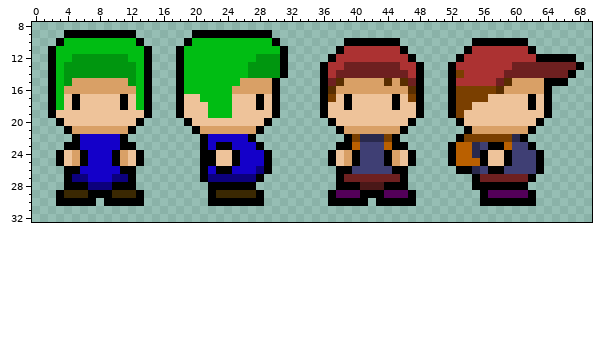
A pixel-art file gets an edit: graphics/player/tune_city_style.ase. Above, as it was before the edit.
70x40 pixels, 1 frame. Shown: x 0..69, y 8..32.
Now the later version:
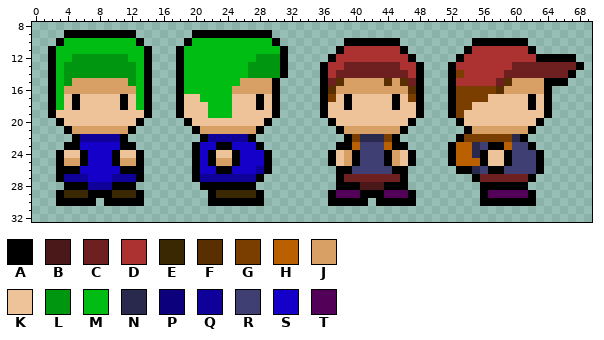
Palette (. is transparent): A #000000  B #4a1818  C #6e2020  D #ac3232  E #3a2802  F #592e00  G #7a3f00  H #ba6000  J #d9a066  K #eec39a  L #00960f  M #00bd13  N #29294d  P #0c007d  Q #0f0099  R #3f3f74  S #1400c9  T #530059
The exact change:
@@ x 0..69 @@
 21 ....AJJJJJJJA.......AJJJJJJJA.........AJJJJJJJA.......AJJJJJJJA.......
-22 .....ASSSSSA.........ASSSSSA...........AGNNNGA.......AGGGGGGNA........
-23 ....AASSSSSAA........ASAASSSA.........AAHRRRHAA.....AHHNRAAHRRA.......
-24 ...AKJASSSAJKA.......AAKKASSSA.......AKJARRRAJKA....AHHNAKKARRRA......
-25 ...AKJASSSAJKA.......AAKKASSSA.......AKJARRRAJKA....AHHHAKKARRRA......
-26 ....AASSSSSAA........ASAASSSPA........AARRRRRAA......AANRAARRRRA......
-27 ....APPSSSPPA........APPPPPPA.........ACCCCCCCA........ACCCCCCA.......
-28 ....AAAPPPAAA.........AAAAAA..........AAABBBAAA........AAAAAAA........
+22 .....AQQQQQA.........AQQQQQA...........AGNNNGA.......AGGGGGGNA........
+23 ....AASSSSSAA.......ASSAASSSA.........AAHRRRHAA.....AHHNRAAHRRA.......
+24 ...AKKASSSAKKA......ASAKKASSSA.......AKJARRRAJKA....AHHNAKKARRRA......
+25 ...AJJASSSAJJA......ASAJJASSSA.......AKJARRRAJKA....AHHHAKKARRRA......
+26 ...AAASSSSSAAA......ASSAASSSQA........AARRRRRAA......AANRAARRRRA......
+27 ...AQQQSSSQQQA......AQQQQQQQA.........ACCCCCCCA........ACCCCCCA.......
+28 ....AAAQQQAAA........AAAAAAA..........AAABBBAAA.........AAAAAA........
 29 ...AEEEAAAEEEA........AEEEEEA........ATTTAAATTTA........ATTTTTA.......
Where, in picture pixels (left, top, right, bottom), the same in both pictures:
changed: (56, 134, 144, 190)
changed: (192, 134, 264, 190)
erased: (472, 182, 480, 190)
